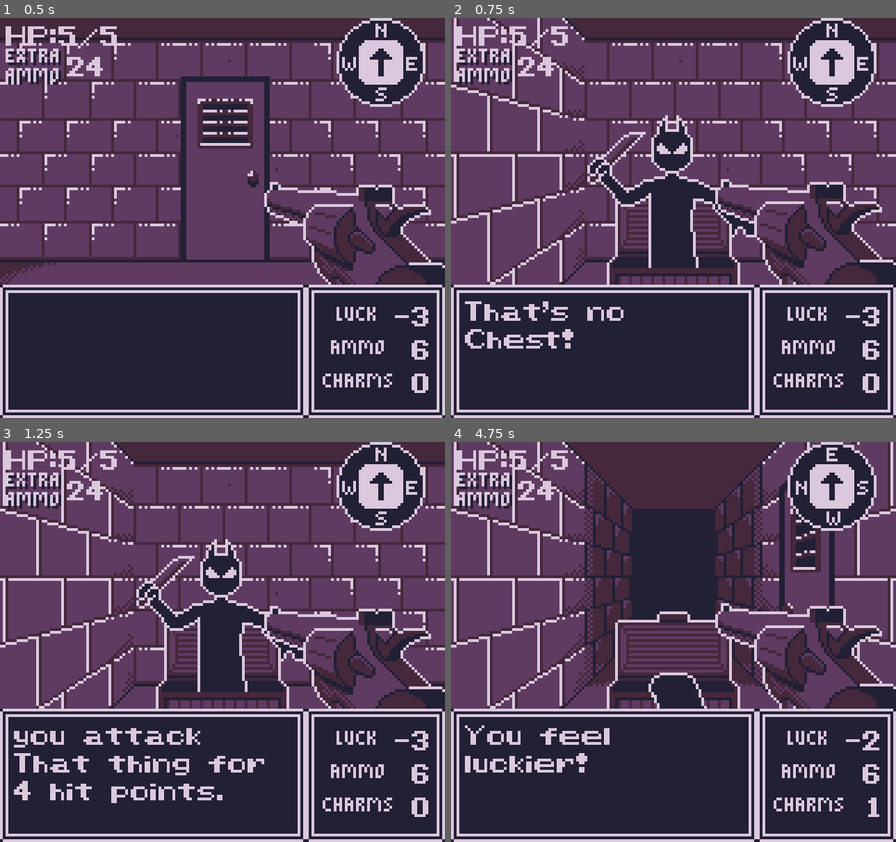
Above: before the commit, frames 1-4 (two rows, left to right).
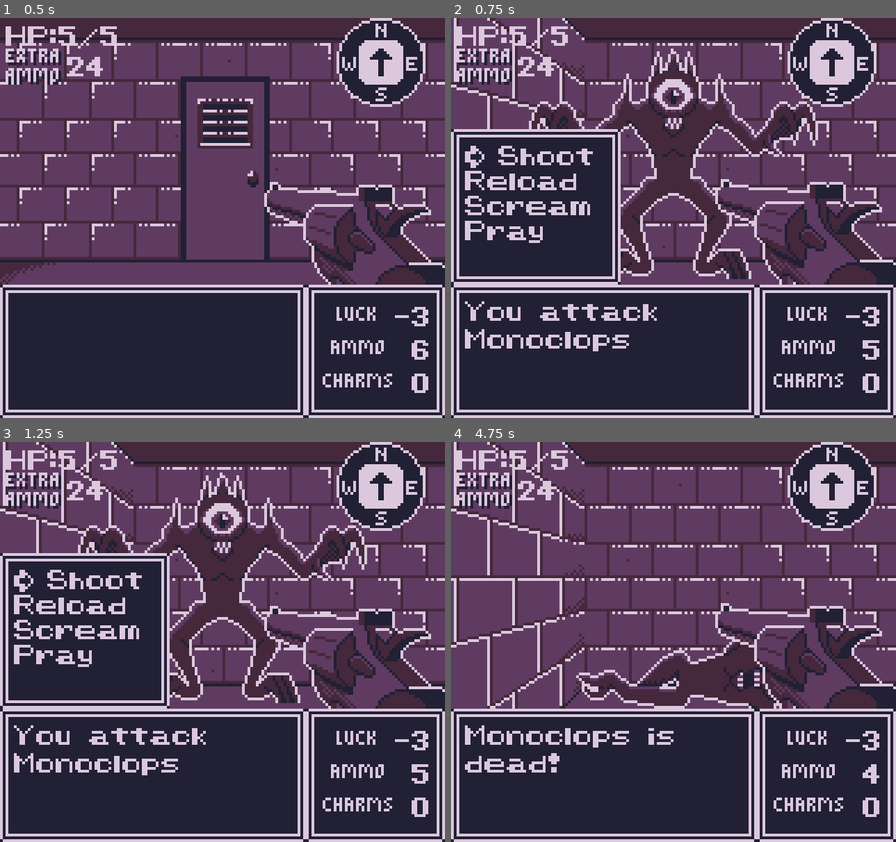
Above: after the commit, the same moments.

Repository: GartTheSkeleton/GameboyDungeon
Game: Godot game, scene res://src/Game/gameworld.tscn
Two runs of this game, one before a commit and one after it. Both use one fixed random seed, a clock stepped at 60 frames per second and the inputs below.
Inputs:
- Up to frame 1 (0.5 s): no input
- Up to frame 2 (0.75 s): tap Enter at 0.5 s; hold Up (Up) from 0.53 s (still down); tap Z (A) at 0.6 s
- Up to frame 3 (1.25 s): keep holding Up (Up); tap X (B) at 0.8 s
- Up to frame 4 (4.75 s): tap X (B) at 1.35, 2.3, 2.85, 3.8, 4.35 s; tap Z (A) at 1.55, 2.1, 3.05, 3.6, 4.55 s; release Up (Up) at 2.03 s; hold Left (Left) 2.03-3.53 s; tap Space at 2.75 s; hold Down (Down) 3.53-4.28 s; hold Right (Right) from 4.28 s (still down)

Frame 1 is identical in both runs. In frame 2, 27% of the frame differs, in the area x 0-97%, y 7-85%; in frame 3, 28%, in the area x 0-97%, y 7-91%; in frame 4, 25%.

Commit message:
reload and pray

Diff:
--- a/src/Assets/Definitions/Entities/Actors/entity_definition_skeleton.tres
+++ b/src/Assets/Definitions/Entities/Actors/entity_definition_skeleton.tres
@@ -24,7 +24,7 @@
 
 [resource]
 script = ExtResource("3_rjmyh")
-name = "Skeleman"
+name = "Boney Fellow"
 texture = SubResource("AtlasTexture_6enyg")
 is_blocking_movement = true
 is_mimic = false
--- a/src/Entities/Actors/Actions/attack_action.gd
+++ b/src/Entities/Actors/Actions/attack_action.gd
@@ -4,6 +4,9 @@
 var rng = RandomNumberGenerator.new()
 
 func perform(game: Game, entity: Entity) -> void:
+	if entity.entity_name == "Player" && entity.fighter_component.ammo <= 0:
+		MessageLog.send_message("You're out of ammo!")
+		return
 	rng.randomize()
 	var destination: Vector2i = entity.grid_position
 	var target: Entity = game.get_map_data().get_actor_at_location(destination)
@@ -12,13 +15,23 @@
 	var die_1 = rng.randi_range(1, 6)
 	var die_2 = rng.randi_range(1, 6)
 	var attack_roll = die_1 + die_2 + entity.fighter_component.luck
-	var damage: int = entity.fighter_component.power
-	var attack_description: String = "you attack %s" % target.get_entity_name()
-	if damage > 0:
-		attack_description += " for %d hit points." % damage
+	var attack_description: String
+	if attack_roll > 11 || entity.fighter_component.next_hit_crits:
+		var damage: int = 2 * entity.fighter_component.power
+		attack_description = "you attack %s" % target.get_entity_name()
 		target.fighter_component.take_damage(damage)
+		entity.fighter_component.ammo -= 1
+		entity.fighter_component.next_hit_crits = false
+	elif attack_roll >= 5:
+		var damage: int = entity.fighter_component.power
+		attack_description= "You attack %s" % target.get_entity_name()
+		target.fighter_component.take_damage(damage)
+		entity.fighter_component.ammo -= 1
+	elif attack_roll > 1:
+		attack_description = "Your gun jams!"
 	else:
-		attack_description += " but does no damage."
+		attack_description = "You miss your shot!"
+		entity.fighter_component.ammo -= 1
 	if target.is_alive():
 		MessageLog.send_message(attack_description)
 	#if entity.item_component && !entity.item_component.is_activated:
--- a/src/Entities/Actors/Actions/interact_action.gd
+++ b/src/Entities/Actors/Actions/interact_action.gd
@@ -22,10 +22,10 @@
 				var attack = AttackAction.new()
 				attack.perform(game, entity)
 			"Reload":
-				pass
+				entity.fighter_component.reload()
 			"Scream":
 				pass
 			"Pray":
-				pass
+				entity.fighter_component.pray()
 			"Stab":
 				pass
--- a/src/Entities/Actors/Components/fighter_component.gd
+++ b/src/Entities/Actors/Components/fighter_component.gd
@@ -2,6 +2,8 @@
 extends Component
 
 signal hp_changed(hp, max_hp)
+var parent: Entity
+var next_hit_crits: bool = false
 var max_hp: int
 var hp: int:
 	set(value):
@@ -12,13 +14,27 @@
 var defense: int
 var power: int
 var death_texture: Texture
-var death_color: Color
-var stored_ammo = 0
-var luck
-var ammo
-var charms
+var stored_ammo: int = 0:
+	set(value):
+		stored_ammo = value
+		SignalBus.stats_changed.emit(parent)
+var luck: int:
+	set(value):
+		luck = value
+		SignalBus.stats_changed.emit(parent)
+var ammo: int:
+	set(value):
+		ammo = value
+		SignalBus.stats_changed.emit(parent)
+var charms: int:
+	set(value):
+		charms = value
+		SignalBus.stats_changed.emit(parent)
 
-func _init(definition: FighterComponentDefinition) -> void:
+var rng = RandomNumberGenerator.new()
+
+func _init(definition: FighterComponentDefinition, parent: Entity) -> void:
+	self.parent = parent
 	max_hp = definition.max_hp
 	hp = definition.max_hp
 	power = definition.power
@@ -41,6 +57,47 @@
 func take_damage(amount: int) -> void:
 	hp -= amount
 
+func expend_ammo() -> void:
+	ammo -= 1
+
+func reload() -> void:
+	if ammo == 6:
+		MessageLog.send_message("You don't need to reload!")
+	elif stored_ammo > 0:
+		var missing_ammo = 6 - ammo
+		stored_ammo -= missing_ammo
+		ammo += missing_ammo
+		var message = "You load up %s more shots" % str(missing_ammo)
+		MessageLog.send_message(message)
+
+func pray() -> void:
+	rng.randomize()
+	MessageLog.send_message("You pray to whoever is listening...")
+	await get_tree().create_timer(1).timeout
+	var result = rng.randi_range(0, 6)
+	if result == 6:
+		next_hit_crits = true
+		MessageLog.send_message("You feel blessed by whoever heard you!")
+	elif result == 5:
+		var reward = 2
+		var empty_slots = 6 - ammo
+		if empty_slots >= reward:
+			ammo += reward
+		elif empty_slots == 1:
+			ammo += 1
+			stored_ammo += 1
+		else:
+			stored_ammo += 2
+		MessageLog.send_message("You found 2 bullets in your pocket!")
+	elif result == 4:
+		if ammo < 6:
+			ammo += 1
+		else:
+			stored_ammo += 1
+		MessageLog.send_message("You found an extra bullet in your pocket!")
+	else:
+		MessageLog.send_message("You fear the gods aren't listening!")
+
 func die() -> void:
 	var death_message: String
 	if get_map_data().player == entity:
--- a/src/Entities/entity.gd
+++ b/src/Entities/entity.gd
@@ -40,7 +40,7 @@
 		item_component = ItemComponent.new(entity_definition.item_definition, "Lucky Charm")
 		add_child(item_component)
 	if entity_definition.fighter_definition:
-		fighter_component = FighterComponent.new(entity_definition.fighter_definition)
+		fighter_component = FighterComponent.new(entity_definition.fighter_definition, self)
 		add_child(fighter_component)
 
 func get_entity_name() -> String:
--- a/src/Game/gameworld.gd
+++ b/src/Game/gameworld.gd
@@ -128,7 +128,7 @@
 	player_created.emit(player)
 	for room in map_data.tiles:
 		var random_chance = rng.randf_range(0, 10.0)
-		if random_chance > 7.5 && room.gridPosition != Vector2i.ZERO:
+		if random_chance > 0 && room.gridPosition != Vector2i.ZERO:
 			var enemies = [entity_types.skeleton, entity_types.cyclops]
 			var random_index = randi_range(0, enemies.size() - 1)
 			var chosen_enemy = enemies[random_index]
